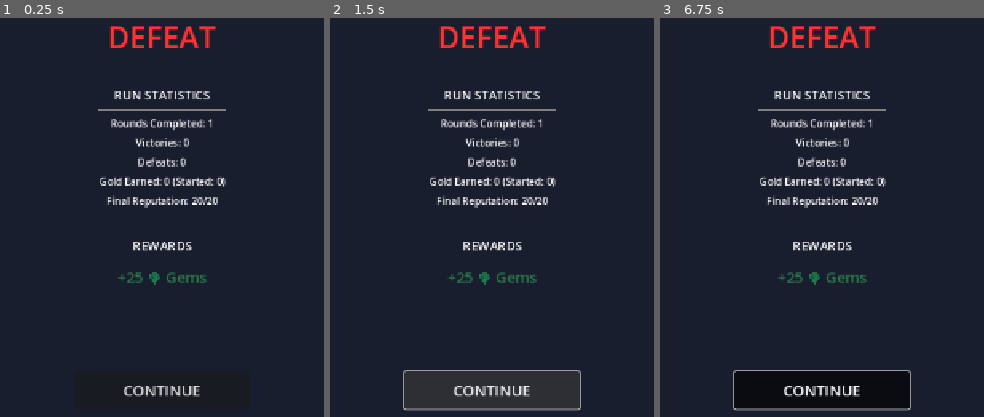
Above: before the commit, frames 1-3 (left to right).
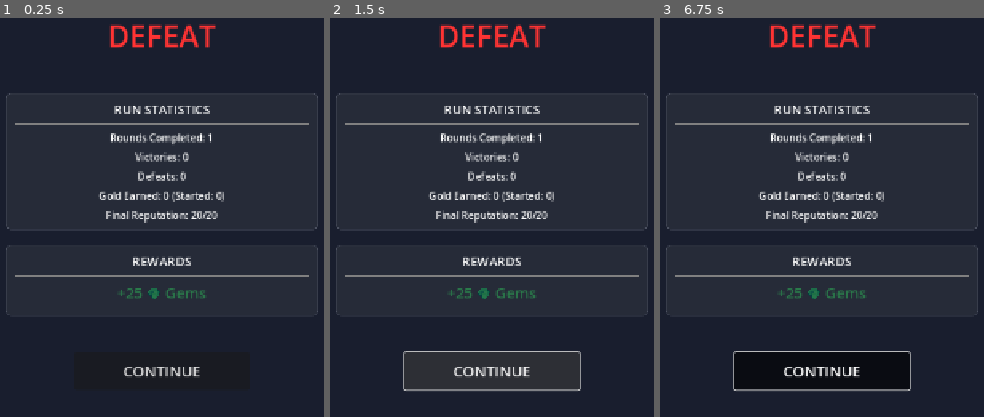
Above: after the commit, the same moments.

Repository: glenncj3/six-strong
Game: Godot game, scene res://scenes/ui/run_results.tscn
Same seed, same stepped clock (60 frames per second), same inputs: the game is played once before the commit and once after it. This scene is started directly instead of the project's main scene.
Inputs (mouse positions are in pixels of both pictures, inside the frame that each line leads up to):
- Up to frame 1 (0.25 s): no input
- Up to frame 2 (1.5 s): click "CONTINUE" at 0.5 s; click "CONTINUE" at 1.25 s
- Up to frame 3 (6.75 s): tap Enter at 2, 3.5, 5 s; move the mouse to (922, 341) at 2.02 s; hold D 2.03-2.78 s; tap G at 2.1, 5.1 s; click (922, 341) at 2.17 s; tap Space at 2.75, 4.25, 5.75 s; move the mouse to (outside the picture) at 2.77 s; tap X at 2.85, 5.85 s; click (outside the picture) at 2.92 s; move the mouse to (867, 205) at 3.52 s; hold D 3.53-4.28 s; tap L at 3.6, 6.6 s; click (867, 205) at 3.67 s; move the mouse to (outside the picture) at 4.27 s; hold W 4.28-5.03 s; tap T at 4.35 s; click (outside the picture) at 4.42 s; move the mouse to (outside the picture) at 5.02 s; click (outside the picture) at 5.17 s; move the mouse to (685, 261) at 5.77 s; click (685, 261) at 5.92 s; move the mouse to (844, 381) at 6.52 s; click (844, 381) at 6.67 s

The runs differ from the first frame. In frame 1, 8.0% of the frame differs, in the area x 1-99%, y 1-95%; in frame 2, 8.9%; in frame 3, 13%, in the area x 1-99%, y 1-99%.

Commit message:
endgame panel repair

Diff:
--- a/auto-battle-journey/scenes/ui/run_results.gd
+++ b/auto-battle-journey/scenes/ui/run_results.gd
@@ -2,17 +2,17 @@
 # RunResults - Display run completion results and rewards
 
 @onready var result_title = $ScrollContainer/MainContainer/ResultTitle
-@onready var rounds_label = $ScrollContainer/MainContainer/StatsPanel/MarginContainer/StatsContainer/RoundsLabel
-@onready var wins_label = $ScrollContainer/MainContainer/StatsPanel/MarginContainer/StatsContainer/WinsLabel
-@onready var losses_label = $ScrollContainer/MainContainer/StatsPanel/MarginContainer/StatsContainer/LossesLabel
-@onready var gold_earned_label = $ScrollContainer/MainContainer/StatsPanel/MarginContainer/StatsContainer/GoldEarnedLabel
-@onready var reputation_label = $ScrollContainer/MainContainer/StatsPanel/MarginContainer/StatsContainer/ReputationLabel
-
-@onready var gems_label = $ScrollContainer/MainContainer/RewardsPanel/MarginContainer/RewardsContainer/GemsLabel
-@onready var character_xp_container = $ScrollContainer/MainContainer/RewardsPanel/MarginContainer/RewardsContainer/CharacterXPContainer
-
-@onready var rank_ups_panel = $ScrollContainer/MainContainer/RankUpsPanel
-@onready var rank_ups_list = $ScrollContainer/MainContainer/RankUpsPanel/MarginContainer/RankUpsContainer/RankUpsList
+@onready var rounds_label = $ScrollContainer/MainContainer/StatsPanelContainer/StatsPanel/StatsContainer/RoundsLabel
+@onready var wins_label = $ScrollContainer/MainContainer/StatsPanelContainer/StatsPanel/StatsContainer/WinsLabel
+@onready var losses_label = $ScrollContainer/MainContainer/StatsPanelContainer/StatsPanel/StatsContainer/LossesLabel
+@onready var gold_earned_label = $ScrollContainer/MainContainer/StatsPanelContainer/StatsPanel/StatsContainer/GoldEarnedLabel
+@onready var reputation_label = $ScrollContainer/MainContainer/StatsPanelContainer/StatsPanel/StatsContainer/ReputationLabel
+
+@onready var gems_label = $ScrollContainer/MainContainer/RewardsPanelContainer/RewardsPanel/RewardsContainer/GemsLabel
+@onready var character_xp_container = $ScrollContainer/MainContainer/RewardsPanelContainer/RewardsPanel/RewardsContainer/CharacterXPContainer
+
+@onready var rank_ups_panel = $ScrollContainer/MainContainer/RankUpsPanelContainer
+@onready var rank_ups_list = $ScrollContainer/MainContainer/RankUpsPanelContainer/RankUpsPanel/RankUpsContainer/RankUpsList
 
 @onready var continue_button = $ScrollContainer/MainContainer/ContinueButton
 
@@ -151,25 +151,44 @@
 		var rank_up_container = VBoxContainer.new()
 		rank_ups_list.add_child(rank_up_container)
 
-		# Character name and rank change
-		var name_label = Label.new()
-		name_label.text = "%s RANKED UP!" % rank_up["name"]
-		name_label.horizontal_alignment = HORIZONTAL_ALIGNMENT_CENTER
-		name_label.add_theme_font_size_override("font_size", 20)
-		name_label.modulate = GameConstants.COLOR_GOLD
-		rank_up_container.add_child(name_label)
-
+		# Create clickable header button
+		var header_button = Button.new()
+		header_button.text = "%s RANKED UP!  [+]" % rank_up["name"]
+		header_button.add_theme_font_size_override("font_size", 18)
+		header_button.add_theme_color_override("font_color", GameConstants.COLOR_GOLD)
+		header_button.flat = true
+		header_button.mouse_default_cursor_shape = Control.CURSOR_POINTING_HAND
+		rank_up_container.add_child(header_button)
+
+		# Rank change label (always visible)
 		var rank_label = Label.new()
 		rank_label.text = "Rank %d -> Rank %d" % [rank_up["old_rank"], rank_up["new_rank"]]
 		rank_label.horizontal_alignment = HORIZONTAL_ALIGNMENT_CENTER
 		rank_up_container.add_child(rank_label)
 
-		# Show unlocked content
-		_display_rank_rewards(rank_up_container, rank_up["id"], rank_up["new_rank"])
+		# Collapsible details container (hidden by default)
+		var details_container = VBoxContainer.new()
+		details_container.visible = false
+		rank_up_container.add_child(details_container)
+
+		# Connect header button to toggle details
+		header_button.pressed.connect(_toggle_rank_details.bind(header_button, details_container, rank_up["name"]))
+
+		# Populate details with unlocked content
+		_display_rank_rewards(details_container, rank_up["id"], rank_up["new_rank"])
 
 		# Add separator
 		var separator = HSeparator.new()
 		rank_ups_list.add_child(separator)
+
+
+func _toggle_rank_details(header_button: Button, details_container: VBoxContainer, char_name: String) -> void:
+	"""Toggle visibility of rank-up details."""
+	details_container.visible = not details_container.visible
+	if details_container.visible:
+		header_button.text = "%s RANKED UP!  [-]" % char_name
+	else:
+		header_button.text = "%s RANKED UP!  [+]" % char_name
 
 
 func _display_rank_rewards(container: VBoxContainer, char_id: String, new_rank: int) -> void:
--- a/auto-battle-journey/scenes/ui/run_results.tscn
+++ b/auto-battle-journey/scenes/ui/run_results.tscn
@@ -1,6 +1,22 @@
-[gd_scene load_steps=2 format=3 uid="uid://run_results1"]
+[gd_scene load_steps=3 format=3 uid="uid://run_results1"]
 
 [ext_resource type="Script" uid="uid://run_results_s1" path="res://scenes/ui/run_results.gd" id="1_script"]
+
+[sub_resource type="StyleBoxFlat" id="StyleBoxFlat_panel"]
+bg_color = Color(0.15, 0.17, 0.22, 1)
+border_width_left = 1
+border_width_top = 1
+border_width_right = 1
+border_width_bottom = 1
+border_color = Color(0.3, 0.32, 0.38, 1)
+corner_radius_top_left = 8
+corner_radius_top_right = 8
+corner_radius_bottom_right = 8
+corner_radius_bottom_left = 8
+content_margin_left = 16.0
+content_margin_top = 12.0
+content_margin_right = 16.0
+content_margin_bottom = 12.0
 
 [node name="RunResults" type="Control"]
 layout_mode = 3
@@ -28,170 +44,141 @@
 anchor_bottom = 1.0
 grow_horizontal = 2
 grow_vertical = 2
+horizontal_scroll_mode = 0
 
 [node name="MainContainer" type="VBoxContainer" parent="ScrollContainer"]
+custom_minimum_size = Vector2(720, 0)
 layout_mode = 2
 size_flags_horizontal = 3
 size_flags_vertical = 3
-theme_override_constants/separation = 16
+theme_override_constants/separation = 24
 
 [node name="TopSpacer" type="Control" parent="ScrollContainer/MainContainer"]
-custom_minimum_size = Vector2(0, 40)
+custom_minimum_size = Vector2(0, 30)
 layout_mode = 2
 
 [node name="ResultTitle" type="Label" parent="ScrollContainer/MainContainer"]
 layout_mode = 2
+size_flags_horizontal = 3
 theme_override_font_sizes/font_size = 48
 text = "VICTORY!"
 horizontal_alignment = 1
 
 [node name="Spacer" type="Control" parent="ScrollContainer/MainContainer"]
-custom_minimum_size = Vector2(0, 20)
+custom_minimum_size = Vector2(0, 10)
 layout_mode = 2
 
-[node name="StatsPanel" type="Panel" parent="ScrollContainer/MainContainer"]
-custom_minimum_size = Vector2(0, 180)
+[node name="StatsPanelContainer" type="CenterContainer" parent="ScrollContainer/MainContainer"]
 layout_mode = 2
-size_flags_horizontal = 4
+size_flags_horizontal = 3
 
-[node name="MarginContainer" type="MarginContainer" parent="ScrollContainer/MainContainer/StatsPanel"]
-layout_mode = 1
-anchors_preset = 15
-anchor_right = 1.0
-anchor_bottom = 1.0
-grow_horizontal = 2
-grow_vertical = 2
-theme_override_constants/margin_left = 16
-theme_override_constants/margin_top = 12
-theme_override_constants/margin_right = 16
-theme_override_constants/margin_bottom = 12
+[node name="StatsPanel" type="PanelContainer" parent="ScrollContainer/MainContainer/StatsPanelContainer"]
+custom_minimum_size = Vector2(500, 0)
+layout_mode = 2
+theme_override_styles/panel = SubResource("StyleBoxFlat_panel")
 
-[node name="StatsContainer" type="VBoxContainer" parent="ScrollContainer/MainContainer/StatsPanel/MarginContainer"]
+[node name="StatsContainer" type="VBoxContainer" parent="ScrollContainer/MainContainer/StatsPanelContainer/StatsPanel"]
 layout_mode = 2
 theme_override_constants/separation = 8
 
-[node name="StatsTitle" type="Label" parent="ScrollContainer/MainContainer/StatsPanel/MarginContainer/StatsContainer"]
+[node name="StatsTitle" type="Label" parent="ScrollContainer/MainContainer/StatsPanelContainer/StatsPanel/StatsContainer"]
 layout_mode = 2
 theme_override_font_sizes/font_size = 20
 text = "RUN STATISTICS"
 horizontal_alignment = 1
 
-[node name="Separator" type="HSeparator" parent="ScrollContainer/MainContainer/StatsPanel/MarginContainer/StatsContainer"]
+[node name="Separator" type="HSeparator" parent="ScrollContainer/MainContainer/StatsPanelContainer/StatsPanel/StatsContainer"]
 layout_mode = 2
 
-[node name="RoundsLabel" type="Label" parent="ScrollContainer/MainContainer/StatsPanel/MarginContainer/StatsContainer"]
+[node name="RoundsLabel" type="Label" parent="ScrollContainer/MainContainer/StatsPanelContainer/StatsPanel/StatsContainer"]
 layout_mode = 2
 theme_override_font_sizes/font_size = 16
 text = "Rounds Completed: 0"
 horizontal_alignment = 1
 
-[node name="WinsLabel" type="Label" parent="ScrollContainer/MainContainer/StatsPanel/MarginContainer/StatsContainer"]
+[node name="WinsLabel" type="Label" parent="ScrollContainer/MainContainer/StatsPanelContainer/StatsPanel/StatsContainer"]
 layout_mode = 2
 theme_override_font_sizes/font_size = 16
 text = "Victories: 0"
 horizontal_alignment = 1
 
-[node name="LossesLabel" type="Label" parent="ScrollContainer/MainContainer/StatsPanel/MarginContainer/StatsContainer"]
+[node name="LossesLabel" type="Label" parent="ScrollContainer/MainContainer/StatsPanelContainer/StatsPanel/StatsContainer"]
 layout_mode = 2
 theme_override_font_sizes/font_size = 16
 text = "Defeats: 0"
 horizontal_alignment = 1
 
-[node name="GoldEarnedLabel" type="Label" parent="ScrollContainer/MainContainer/StatsPanel/MarginContainer/StatsContainer"]
+[node name="GoldEarnedLabel" type="Label" parent="ScrollContainer/MainContainer/StatsPanelContainer/StatsPanel/StatsContainer"]
 layout_mode = 2
 theme_override_font_sizes/font_size = 16
 text = "Gold Earned: 0"
 horizontal_alignment = 1
 
-[node name="ReputationLabel" type="Label" parent="ScrollContainer/MainContainer/StatsPanel/MarginContainer/StatsContainer"]
+[node name="ReputationLabel" type="Label" parent="ScrollContainer/MainContainer/StatsPanelContainer/StatsPanel/StatsContainer"]
 layout_mode = 2
 theme_override_font_sizes/font_size = 16
 text = "Final Reputation: 0/20"
 horizontal_alignment = 1
 
-[node name="Spacer2" type="Control" parent="ScrollContainer/MainContainer"]
-custom_minimum_size = Vector2(0, 10)
+[node name="RewardsPanelContainer" type="CenterContainer" parent="ScrollContainer/MainContainer"]
 layout_mode = 2
+size_flags_horizontal = 3
 
-[node name="RewardsPanel" type="Panel" parent="ScrollContainer/MainContainer"]
-custom_minimum_size = Vector2(0, 150)
+[node name="RewardsPanel" type="PanelContainer" parent="ScrollContainer/MainContainer/RewardsPanelContainer"]
+custom_minimum_size = Vector2(500, 0)
 layout_mode = 2
-size_flags_horizontal = 4
+theme_override_styles/panel = SubResource("StyleBoxFlat_panel")
 
-[node name="MarginContainer" type="MarginContainer" parent="ScrollContainer/MainContainer/RewardsPanel"]
-layout_mode = 1
-anchors_preset = 15
-anchor_right = 1.0
-anchor_bottom = 1.0
-grow_horizontal = 2
-grow_vertical = 2
-theme_override_constants/margin_left = 16
-theme_override_constants/margin_top = 12
-theme_override_constants/margin_right = 16
-theme_override_constants/margin_bottom = 12
-
-[node name="RewardsContainer" type="VBoxContainer" parent="ScrollContainer/MainContainer/RewardsPanel/MarginContainer"]
+[node name="RewardsContainer" type="VBoxContainer" parent="ScrollContainer/MainContainer/RewardsPanelContainer/RewardsPanel"]
 layout_mode = 2
 theme_override_constants/separation = 8
 
-[node name="RewardsTitle" type="Label" parent="ScrollContainer/MainContainer/RewardsPanel/MarginContainer/RewardsContainer"]
+[node name="RewardsTitle" type="Label" parent="ScrollContainer/MainContainer/RewardsPanelContainer/RewardsPanel/RewardsContainer"]
 layout_mode = 2
 theme_override_font_sizes/font_size = 20
 text = "REWARDS"
 horizontal_alignment = 1
 
-[node name="Separator" type="HSeparator" parent="ScrollContainer/MainContainer/RewardsPanel/MarginContainer/RewardsContainer"]
+[node name="Separator" type="HSeparator" parent="ScrollContainer/MainContainer/RewardsPanelContainer/RewardsPanel/RewardsContainer"]
 layout_mode = 2
 
-[node name="GemsLabel" type="Label" parent="ScrollContainer/MainContainer/RewardsPanel/MarginContainer/RewardsContainer"]
+[node name="GemsLabel" type="Label" parent="ScrollContainer/MainContainer/RewardsPanelContainer/RewardsPanel/RewardsContainer"]
 layout_mode = 2
 theme_override_font_sizes/font_size = 24
 text = "+100 💎 Gems"
 horizontal_alignment = 1
 
-[node name="CharacterXPContainer" type="VBoxContainer" parent="ScrollContainer/MainContainer/RewardsPanel/MarginContainer/RewardsContainer"]
+[node name="CharacterXPContainer" type="VBoxContainer" parent="ScrollContainer/MainContainer/RewardsPanelContainer/RewardsPanel/RewardsContainer"]
 layout_mode = 2
 theme_override_constants/separation = 4
 
-[node name="Spacer3" type="Control" parent="ScrollContainer/MainContainer"]
-custom_minimum_size = Vector2(0, 10)
+[node name="RankUpsPanelContainer" type="CenterContainer" parent="ScrollContainer/MainContainer"]
+visible = false
 layout_mode = 2
+size_flags_horizontal = 3
 
-[node name="RankUpsPanel" type="Panel" parent="ScrollContainer/MainContainer"]
-visible = false
-custom_minimum_size = Vector2(0, 100)
+[node name="RankUpsPanel" type="PanelContainer" parent="ScrollContainer/MainContainer/RankUpsPanelContainer"]
+custom_minimum_size = Vector2(500, 0)
 layout_mode = 2
-size_flags_horizontal = 4
+theme_override_styles/panel = SubResource("StyleBoxFlat_panel")
 
-[node name="MarginContainer" type="MarginContainer" parent="ScrollContainer/MainContainer/RankUpsPanel"]
-layout_mode = 1
-anchors_preset = 15
-anchor_right = 1.0
-anchor_bottom = 1.0
-grow_horizontal = 2
-grow_vertical = 2
-theme_override_constants/margin_left = 16
-theme_override_constants/margin_top = 12
-theme_override_constants/margin_right = 16
-theme_override_constants/margin_bottom = 12
-
-[node name="RankUpsContainer" type="VBoxContainer" parent="ScrollContainer/MainContainer/RankUpsPanel/MarginContainer"]
+[node name="RankUpsContainer" type="VBoxContainer" parent="ScrollContainer/MainContainer/RankUpsPanelContainer/RankUpsPanel"]
 layout_mode = 2
 theme_override_constants/separation = 8
 
-[node name="RankUpsTitle" type="Label" parent="ScrollContainer/MainContainer/RankUpsPanel/MarginContainer/RankUpsContainer"]
+[node name="RankUpsTitle" type="Label" parent="ScrollContainer/MainContainer/RankUpsPanelContainer/RankUpsPanel/RankUpsContainer"]
 layout_mode = 2
 theme_override_colors/font_color = Color(1, 0.84, 0, 1)
 theme_override_font_sizes/font_size = 24
 text = "RANK UPS!"
 horizontal_alignment = 1
 
-[node name="RankUpsList" type="VBoxContainer" parent="ScrollContainer/MainContainer/RankUpsPanel/MarginContainer/RankUpsContainer"]
+[node name="RankUpsList" type="VBoxContainer" parent="ScrollContainer/MainContainer/RankUpsPanelContainer/RankUpsPanel/RankUpsContainer"]
 layout_mode = 2
 theme_override_constants/separation = 12
 
 [node name="BottomSpacer" type="Control" parent="ScrollContainer/MainContainer"]
-custom_minimum_size = Vector2(0, 20)
+custom_minimum_size = Vector2(0, 10)
 layout_mode = 2
 
 [node name="ContinueButton" type="Button" parent="ScrollContainer/MainContainer"]
